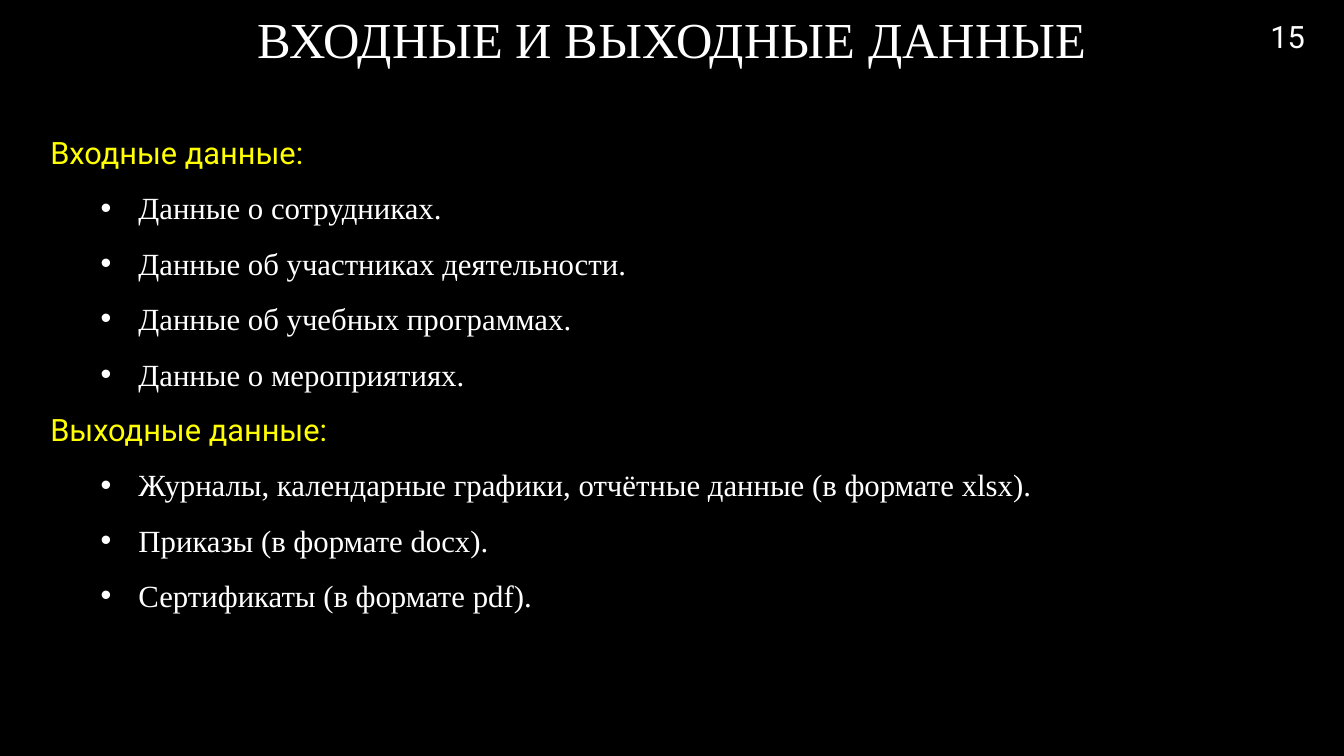
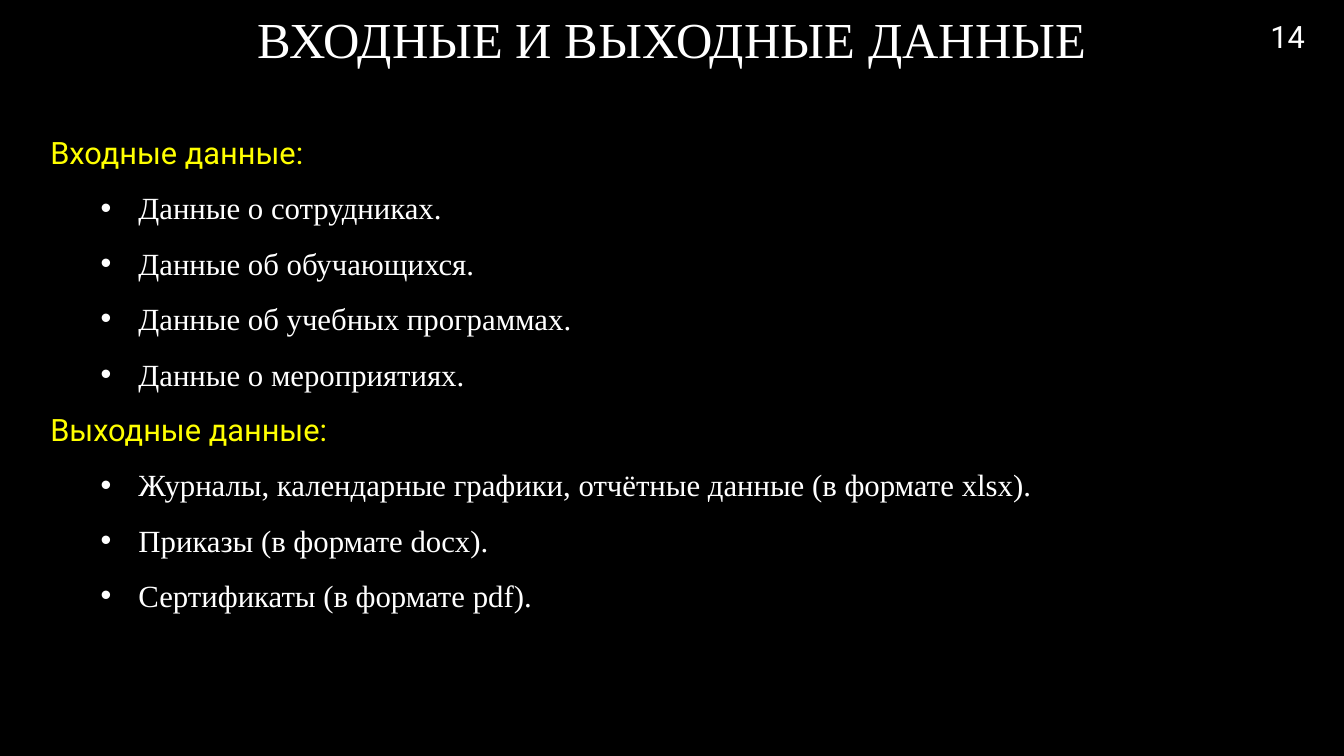
Before and after one commit to RAdKuzur/ASTU, a slide deck: slide 14 of Дипломная работа/Диплом/Презентация.pptx (slide 15 before the commit). Drawn at 1344x756 pixels with LibreOffice and Linux fonts; fonts in the diff are those of the drawing; background and template pictures are left out. Boxes give left, top, right and bottom in pixels: in the first picture for what was removed or moved away, otherwise in the second. Text is boxed around its words. In the diff, an @@ line names an element or a change of style, - is before the commit and + after.

```diff
--- a/Дипломная работа/Диплом/Презентация.pptx
+++ b/Дипломная работа/Диплом/Презентация.pptx
@@ page number at (1270,26,1305,48): text changed @@
-15
+14
@@ text at (138,253,474,281): text changed @@
-  • Данные об участниках деятельности.
+  • Данные об обучающихся.
```
Also in this commit, not shown: 3 other slides changed, 2 slides removed, 1 other file.
